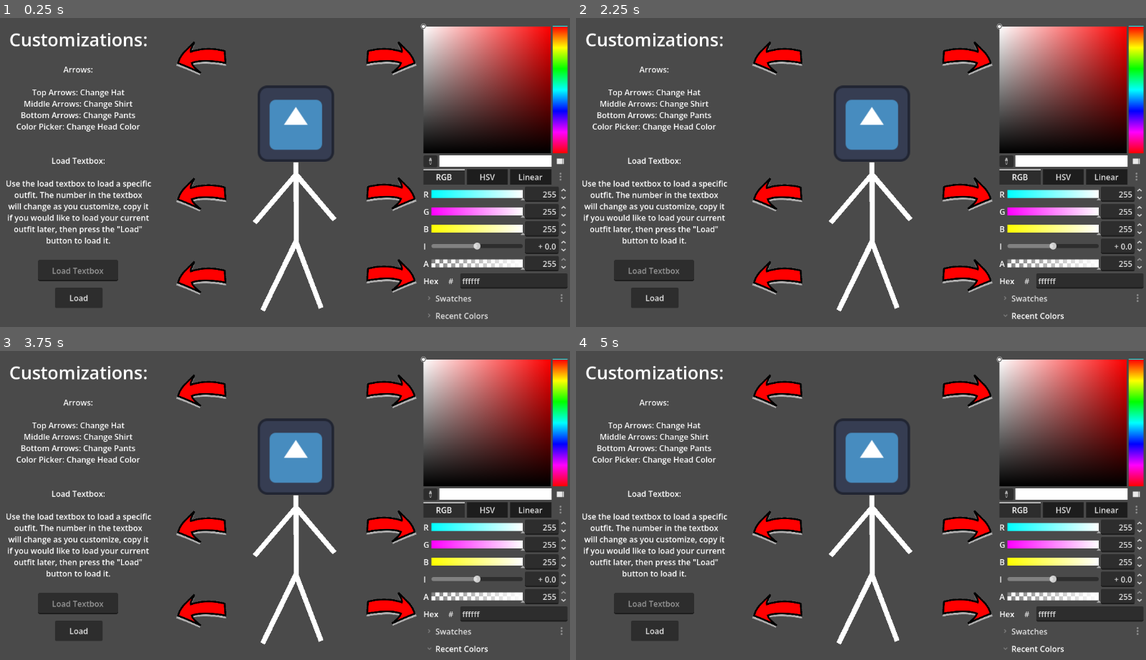
Above: before the commit, frames 1-4 (two rows, left to right).
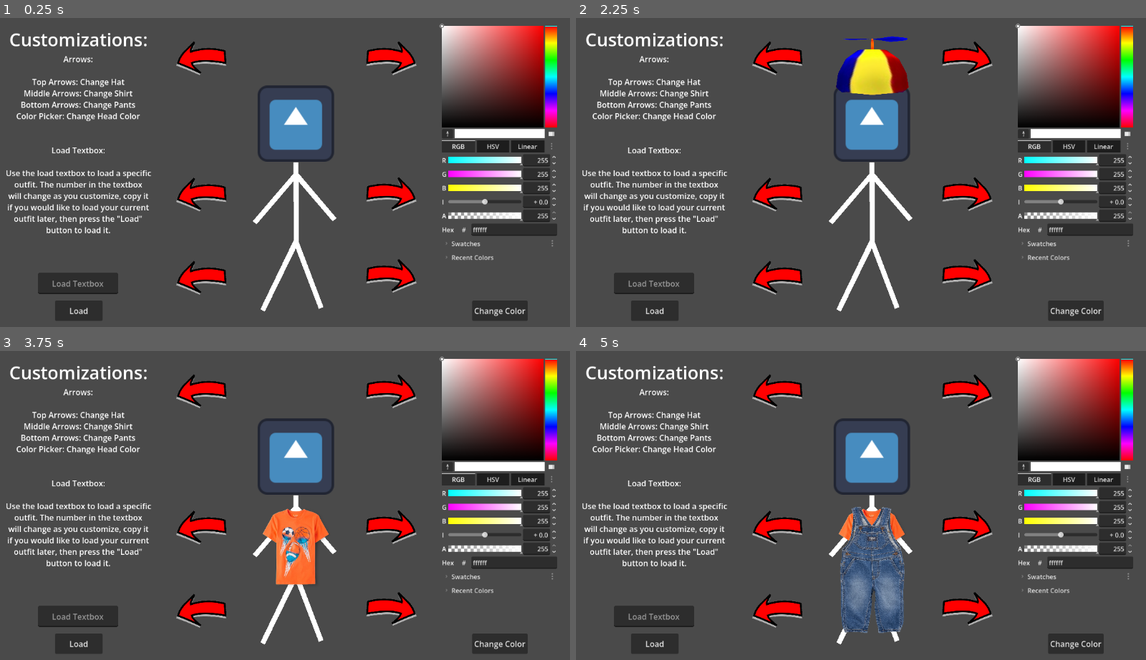
Above: after the commit, the same moments.

Repository: CISC204-S26/project3-rodrigoq
Game: Godot game, scene res://Scenes/Main.tscn
Same seed, same stepped clock (60 frames per second), same inputs: the game is played once before the commit and once after it. Before the commit the project has no main scene; this scene is started directly in both runs. The engine's default icon, where the game draws it, is replaced by a stand-in: a white triangle on a blue panel in a dark square.
Inputs (mouse positions are in pixels of both pictures, inside the frame that each line leads up to):
- Up to frame 1 (0.25 s): no input
- Up to frame 2 (2.25 s): click "Load" at 0.5 s; click (1077, 311) at 1.25 s, where only the run after the commit has a clickable "Change Color"; click (969, 58) at 2 s
- Up to frame 3 (3.75 s): click (199, 391) at 2.75 s; click (393, 527) at 3.5 s
- Up to frame 4 (5 s): click (969, 610) at 4.25 s

The runs differ from the first frame. In frame 1, 19% of the frame differs, in the area x 1-100%, y 1-98%; in frame 2, 21%; in frame 3, 21%; in frame 4, 23%.

Commit message:
Character restructure, working outfit 1, change color button
restructured character under a character node, and organized with a new visuals and clothing node. arrows now change the clothing of the character (currently only 1 outfit), and added a change color button for future use

Diff:
--- /dev/null
+++ b/project-3-character-creator/Scenes/Character.gd
@@ -0,0 +1,45 @@
+extends Node2D
+
+@onready var hat_sprite = $Visuals/Clothes/Hats/Hat1
+@onready var shirt_sprite = $Visuals/Clothes/Shirts/Shirt1
+@onready var pants_sprite = $Visuals/Clothes/Pants/Pants1
+
+# Called when the node enters the scene tree for the first time.
+func _ready() -> void:
+
+	GameState.hat_changed.connect(update_hat)
+	update_hat(GameState.hatIndex)
+
+	GameState.shirt_changed.connect(update_shirt)
+	update_shirt(GameState.shirtIndex)
+
+	GameState.pants_changed.connect(update_pants)
+	update_pants(GameState.pantsIndex)
+
+
+func update_hat(index):
+	var tex = GameState.hats[index]
+
+	if tex == null:
+		hat_sprite.visible = false
+	else:
+		hat_sprite.visible = true
+		hat_sprite.texture = tex
+
+func update_shirt(index):
+	var tex = GameState.shirts[index]
+
+	if tex == null:
+		shirt_sprite.visible = false
+	else:
+		shirt_sprite.visible = true
+		shirt_sprite.texture = tex
+
+func update_pants(index):
+	var tex = GameState.pants[index]
+
+	if tex == null:
+		pants_sprite.visible = false
+	else:
+		pants_sprite.visible = true
+		pants_sprite.texture = tex
--- a/project-3-character-creator/Scenes/Main.tscn
+++ b/project-3-character-creator/Scenes/Main.tscn
@@ -1,7 +1,17 @@
 [gd_scene format=3 uid="uid://bpupchlarrosi"]
 
 [ext_resource type="Texture2D" uid="uid://bbrkhoeyo0blt" path="res://Assets/icon.svg" id="1_idj7w"]
-[ext_resource type="Texture2D" uid="uid://b6wgwhdrc252" path="res://Assets/9-2-arrow-png-clipart.png" id="2_kln2b"]
+[ext_resource type="Texture2D" uid="uid://b6wgwhdrc252" path="res://Assets/Red_Arrow.png" id="2_kln2b"]
+[ext_resource type="Texture2D" uid="uid://byibpgmpbmwrv" path="res://Assets/Hats/Hat1.webp" id="3_pbw6q"]
+[ext_resource type="Script" uid="uid://hxq8twysythd" path="res://Scenes/hat_right_button.gd" id="3_v1gob"]
+[ext_resource type="Script" uid="uid://d1d6habvf8e6i" path="res://Scenes/Character.gd" id="4_50glp"]
+[ext_resource type="Script" uid="uid://bu8gdlflbe3w" path="res://Scenes/shirt_button_right.gd" id="4_grg3l"]
+[ext_resource type="Script" uid="uid://bql8k2xe1rc47" path="res://Scenes/hat_left_button.gd" id="4_jw32o"]
+[ext_resource type="Texture2D" uid="uid://2otudy4p8diy" path="res://Assets/Shirts/Shirt1.webp" id="4_v1gob"]
+[ext_resource type="Script" uid="uid://crwswwmnt8udx" path="res://Scenes/pants_button_right.gd" id="5_frkhe"]
+[ext_resource type="Texture2D" uid="uid://dwphek3syii3o" path="res://Assets/Pants/Pants1.webp" id="5_jw32o"]
+[ext_resource type="Script" uid="uid://hu1sgcrle2ck" path="res://Scenes/shirt_button_left.gd" id="6_1p5hy"]
+[ext_resource type="Script" uid="uid://cv4gwpokuh7ac" path="res://Scenes/pants_button_left.gd" id="7_h1m7h"]
 
 [node name="Node2D" type="Node2D" unique_id=683501601]
 metadata/_edit_lock_ = true
@@ -12,11 +22,6 @@
 color = Color(0.29031694, 0.29031694, 0.29031694, 1)
 metadata/_edit_lock_ = true
 
-[node name="Head" type="Sprite2D" parent="." unique_id=184620408]
-position = Vector2(600, 216.00002)
-scale = Vector2(1.2, 1.2)
-texture = ExtResource("1_idj7w")
-
 [node name="HatRightButton" type="TextureButton" parent="." unique_id=1411726065]
 offset_left = 735.0
 offset_top = 48.0
@@ -24,6 +29,7 @@
 offset_bottom = 304.0
 scale = Vector2(0.3, 0.3)
 texture_normal = ExtResource("2_kln2b")
+script = ExtResource("3_v1gob")
 
 [node name="HatLeftButton" type="TextureButton" parent="." unique_id=1190022759]
 offset_left = 356.016
@@ -33,6 +39,7 @@
 scale = Vector2(0.3, 0.3)
 texture_normal = ExtResource("2_kln2b")
 flip_h = true
+script = ExtResource("4_jw32o")
 
 [node name="ShirtButtonRight" type="TextureButton" parent="." unique_id=716635720]
 offset_left = 735.0
@@ -41,6 +48,7 @@
 offset_bottom = 578.0
 scale = Vector2(0.3, 0.3)
 texture_normal = ExtResource("2_kln2b")
+script = ExtResource("4_grg3l")
 
 [node name="PantsButtonRight" type="TextureButton" parent="." unique_id=192894454]
 offset_left = 735.0
@@ -49,6 +57,7 @@
 offset_bottom = 743.0
 scale = Vector2(0.3, 0.3)
 texture_normal = ExtResource("2_kln2b")
+script = ExtResource("5_frkhe")
 
 [node name="ShirtButtonLeft" type="TextureButton" parent="." unique_id=1903119268]
 offset_left = 356.016
@@ -58,6 +67,7 @@
 scale = Vector2(0.3, 0.3)
 texture_normal = ExtResource("2_kln2b")
 flip_h = true
+script = ExtResource("6_1p5hy")
 
 [node name="PantsButtonLeft" type="TextureButton" parent="." unique_id=408437656]
 offset_left = 356.016
@@ -67,33 +77,31 @@
 scale = Vector2(0.3, 0.3)
 texture_normal = ExtResource("2_kln2b")
 flip_h = true
+script = ExtResource("7_h1m7h")
 
-[node name="Body" type="Line2D" parent="." unique_id=906710437]
-position = Vector2(5, 0)
-points = PackedVector2Array(595, 294, 596, 454, 528, 593, 595, 454, 646, 588, 596, 456, 596, 319, 673, 410, 595, 319, 512, 416)
-
-[node name="LineEdit" type="LineEdit" parent="." unique_id=61722234]
+[node name="LoadTextbox" type="LineEdit" parent="." unique_id=61722234]
 offset_left = 81.0
-offset_top = 491.0
+offset_top = 517.0
 offset_right = 242.0
-offset_bottom = 534.0
+offset_bottom = 560.0
 placeholder_text = "Load Textbox"
 alignment = 1
 
-[node name="Button" type="Button" parent="." unique_id=1891783508]
+[node name="LoadButton" type="Button" parent="." unique_id=1891783508]
 offset_left = 115.0
-offset_top = 547.0
+offset_top = 573.0
 offset_right = 211.0
-offset_bottom = 588.0
+offset_bottom = 614.0
 text = "Load"
 
 [node name="ColorPicker" type="ColorPicker" parent="." unique_id=1957391615]
-offset_left = 853.0
+offset_left = 891.0
 offset_top = 16.0
-offset_right = 1151.0
+offset_right = 1189.0
 offset_bottom = 623.0
+scale = Vector2(0.8, 0.8)
 
-[node name="Label" type="Label" parent="." unique_id=1333156263]
+[node name="InstructionHeader" type="Label" parent="." unique_id=1333156263]
 offset_right = 325.0
 offset_bottom = 93.0
 theme_override_font_sizes/font_size = 36
@@ -101,10 +109,10 @@
 horizontal_alignment = 1
 vertical_alignment = 1
 
-[node name="RichTextLabel" type="RichTextLabel" parent="." unique_id=1951004772]
-offset_top = 95.0
+[node name="Instructions" type="RichTextLabel" parent="." unique_id=1951004772]
+offset_top = 74.0
 offset_right = 325.0
-offset_bottom = 481.0
+offset_bottom = 501.0
 text = "Arrows:
 
 Top Arrows: Change Hat
@@ -122,3 +130,52 @@
 outfit later, then press the \"Load\"
 button to load it."
 horizontal_alignment = 1
+
+[node name="Character" type="Node2D" parent="." unique_id=1411358017]
+script = ExtResource("4_50glp")
+
+[node name="OutfitController" type="Node" parent="Character" unique_id=1031328813]
+
+[node name="Visuals" type="Node2D" parent="Character" unique_id=538633004]
+
+[node name="Head" type="Sprite2D" parent="Character/Visuals" unique_id=184620408]
+position = Vector2(600, 216.00002)
+scale = Vector2(1.2, 1.2)
+texture = ExtResource("1_idj7w")
+
+[node name="Body" type="Line2D" parent="Character/Visuals" unique_id=906710437]
+position = Vector2(5, 0)
+points = PackedVector2Array(595, 294, 596, 454, 528, 593, 595, 454, 646, 588, 596, 456, 596, 319, 673, 410, 595, 319, 512, 416)
+
+[node name="Clothes" type="Node2D" parent="Character/Visuals" unique_id=5460689]
+
+[node name="Hats" type="Node2D" parent="Character/Visuals/Clothes" unique_id=43328334]
+
+[node name="Hat1" type="Sprite2D" parent="Character/Visuals/Clothes/Hats" unique_id=1934057207]
+visible = false
+position = Vector2(601, 99)
+scale = Vector2(0.12249169, 0.14283554)
+texture = ExtResource("3_pbw6q")
+
+[node name="Shirts" type="Node2D" parent="Character/Visuals/Clothes" unique_id=1359271969]
+
+[node name="Shirt1" type="Sprite2D" parent="Character/Visuals/Clothes/Shirts" unique_id=1426271757]
+visible = false
+position = Vector2(602, 397.00003)
+scale = Vector2(0.41462547, 0.4434454)
+texture = ExtResource("4_v1gob")
+
+[node name="Pants" type="Node2D" parent="Character/Visuals/Clothes" unique_id=1706810488]
+
+[node name="Pants1" type="Sprite2D" parent="Character/Visuals/Clothes/Pants" unique_id=1533709182]
+visible = false
+position = Vector2(601.00006, 445)
+scale = Vector2(0.2066667, 0.18449993)
+texture = ExtResource("5_jw32o")
+
+[node name="ColorPickerButton" type="Button" parent="." unique_id=499713501]
+offset_left = 955.0
+offset_top = 573.0
+offset_right = 1067.0
+offset_bottom = 614.0
+text = "Change Color"
--- /dev/null
+++ b/project-3-character-creator/Scenes/hat_left_button.gd
@@ -0,0 +1,14 @@
+extends TextureButton
+
+
+# Called when the node enters the scene tree for the first time.
+func _ready() -> void:
+	pass # Replace with function body.
+
+
+# Called every frame. 'delta' is the elapsed time since the previous frame.
+func _process(delta: float) -> void:
+	pass
+
+func _pressed() -> void:
+	GameState.change_hat(-1)
--- /dev/null
+++ b/project-3-character-creator/Scenes/hat_right_button.gd
@@ -0,0 +1,14 @@
+extends TextureButton
+
+
+# Called when the node enters the scene tree for the first time.
+func _ready() -> void:
+	pass # Replace with function body.
+
+
+# Called every frame. 'delta' is the elapsed time since the previous frame.
+func _process(delta: float) -> void:
+	pass
+
+func _pressed() -> void:
+	GameState.change_hat(1)
--- /dev/null
+++ b/project-3-character-creator/Scenes/pants_button_left.gd
@@ -0,0 +1,14 @@
+extends TextureButton
+
+
+# Called when the node enters the scene tree for the first time.
+func _ready() -> void:
+	pass # Replace with function body.
+
+
+# Called every frame. 'delta' is the elapsed time since the previous frame.
+func _process(delta: float) -> void:
+	pass
+
+func _pressed() -> void:
+	GameState.change_pants(-1)
--- /dev/null
+++ b/project-3-character-creator/Scenes/pants_button_right.gd
@@ -0,0 +1,14 @@
+extends TextureButton
+
+
+# Called when the node enters the scene tree for the first time.
+func _ready() -> void:
+	pass # Replace with function body.
+
+
+# Called every frame. 'delta' is the elapsed time since the previous frame.
+func _process(delta: float) -> void:
+	pass
+
+func _pressed() -> void:
+	GameState.change_pants(1)
--- /dev/null
+++ b/project-3-character-creator/Scenes/shirt_button_left.gd
@@ -0,0 +1,14 @@
+extends TextureButton
+
+
+# Called when the node enters the scene tree for the first time.
+func _ready() -> void:
+	pass # Replace with function body.
+
+
+# Called every frame. 'delta' is the elapsed time since the previous frame.
+func _process(delta: float) -> void:
+	pass
+
+func _pressed() -> void:
+	GameState.change_shirt(-1)
--- /dev/null
+++ b/project-3-character-creator/Scenes/shirt_button_right.gd
@@ -0,0 +1,14 @@
+extends TextureButton
+
+
+# Called when the node enters the scene tree for the first time.
+func _ready() -> void:
+	pass # Replace with function body.
+
+
+# Called every frame. 'delta' is the elapsed time since the previous frame.
+func _process(delta: float) -> void:
+	pass
+
+func _pressed() -> void:
+	GameState.change_shirt(1)
--- /dev/null
+++ b/project-3-character-creator/Scripts/game_state.gd
@@ -0,0 +1,52 @@
+extends Node
+
+var hatIndex = 0
+var shirtIndex = 0
+var pantsIndex = 0
+
+var hats = [
+	null,
+	preload("res://Assets/Hats/Hat1.webp")
+]
+var shirts = [
+	null,
+	preload	("res://Assets/Shirts/Shirt1.webp")
+]
+var pants = [
+	null,
+	preload("res://Assets/Pants/Pants1.webp")
+]
+
+signal hat_changed
+signal shirt_changed
+signal pants_changed
+
+# Called when the node enters the scene tree for the first time.
+func _ready() -> void:
+	pass # Replace with function body.
+
+
+# Called every frame. 'delta' is the elapsed time since the previous frame.
+func _process(delta: float) -> void:
+	pass
+
+func change_hat(direction):
+	hatIndex = (hatIndex + direction) % hats.size()
+	if hatIndex < 0:
+		hatIndex = hats.size() - 1
+	print("Current Hat: ", hatIndex)
+	hat_changed.emit(hatIndex)
+
+func change_shirt(direction):
+	shirtIndex = (shirtIndex + direction) % shirts.size()
+	if shirtIndex < 0:
+		shirtIndex = shirts.size() - 1
+	print("Current Shirt: ", shirtIndex)
+	shirt_changed.emit(shirtIndex)
+
+func change_pants(direction):
+	pantsIndex = (pantsIndex + direction) % pants.size()
+	if pantsIndex < 0:
+		pantsIndex = pants.size() - 1
+	print("Current Pants: ", pantsIndex)
+	pants_changed.emit(pantsIndex)
--- a/project-3-character-creator/project.godot
+++ b/project-3-character-creator/project.godot
@@ -11,8 +11,13 @@
 [application]
 
 config/name="Project 3 Character Creator"
+run/main_scene="uid://bpupchlarrosi"
 config/features=PackedStringArray("4.6", "GL Compatibility")
 config/icon="res://Assets/icon.svg"
+
+[autoload]
+
+GameState="*uid://n2dui74jyyhn"
 
 [physics]
 
Binary file added: project-3-character-creator/Assets/Hats/Hat1.webp
Not shown, added: project-3-character-creator/Assets/Hats/Hat1.webp.import
Binary file added: project-3-character-creator/Assets/Pants/Pants1.webp
Not shown, added: project-3-character-creator/Assets/Pants/Pants1.webp.import
Renamed: project-3-character-creator/Assets/9-2-arrow-png-clipart.png -> project-3-character-creator/Assets/Red_Arrow.png
Not shown, added: project-3-character-creator/Assets/Red_Arrow.png.import
Binary file added: project-3-character-creator/Assets/Shirts/Shirt1.webp
Not shown, changed: project-3-character-creator/Assets/Shirts/Shirt1.webp.import
Not shown, added: project-3-character-creator/Scenes/Character.gd.uid
Not shown, added: project-3-character-creator/Scenes/hat_left_button.gd.uid
Not shown, added: project-3-character-creator/Scenes/hat_right_button.gd.uid
Not shown, added: project-3-character-creator/Scenes/pants_button_left.gd.uid
(and 4 more such lines)
